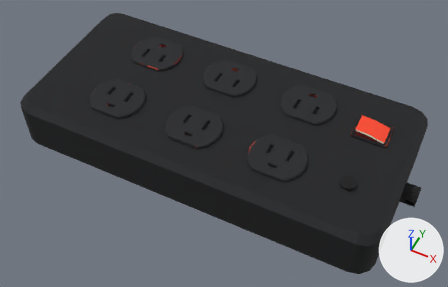
The OBJ model src/main/resources/assets/apocalypse_firstlight/models/block/power_strip_6/lit.obj as it was, and as the next commit left it.
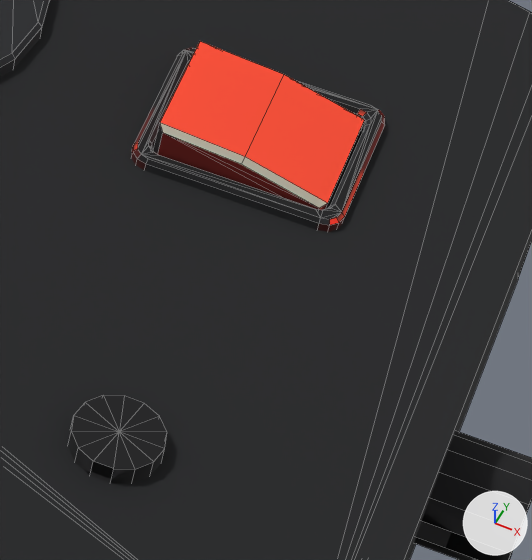
The first picture shows the older version from a 50 mm lens placed at (0.685, -0.865, 0.46), pointed at (0.509, -0.513, 0.019). The close-ups show the older and then the newer version on the part from 73% to 94% of the width and 38% to 71% of the height of that picture. Only the edits that show in the close-ups are written down. Lighting does not change. The marker at lower right points along +X, +Y and +Z. The close-ups show mesh edges as thin lines. Where no turn or scale is listed for an object, it has been applied to the vertices. Vertices at exactly the same position are counted once.

Before the edit, the objects in view are built like this:
```python
me_strip6_bezel = bpy.data.meshes.new('strip6_bezel')
me_strip6_bezel.from_pydata(...)  # 128 vertices, 160 faces; spans x 0.6185..0.6515, y -0.4835..-0.4565, z 0.0525..0.0561
me_strip6_bezel.materials.append(mat_strip)  # picture img_power_strip
me_strip6_rocker_lit = bpy.data.meshes.new('strip6_rocker_lit')
me_strip6_rocker_lit.from_pydata(...)  # 20 vertices, 21 faces; spans x 0.6215..0.6485, y -0.4805..-0.4595, z 0.0528..0.0609
me_strip6_rocker_lit.materials.append(mat_strip)  # picture img_power_strip
me_strip6_shell = bpy.data.meshes.new('strip6_shell')
me_strip6_shell.from_pydata(...)  # 64 vertices, 76 faces; spans x 0.323..0.677, y -0.584..-0.416, z 0.0..0.054
me_strip6_shell.materials.append(mat_strip)  # picture img_power_strip
ob_strip6_bezel = bpy.data.objects.new('strip6_bezel', me_strip6_bezel)
ob_strip6_bezel.location = (0.0, 0.0, 0.0)
ob_strip6_rocker_lit = bpy.data.objects.new('strip6_rocker_lit', me_strip6_rocker_lit)
ob_strip6_rocker_lit.location = (0.0, 0.0, 0.0)
ob_strip6_shell = bpy.data.objects.new('strip6_shell', me_strip6_shell)
ob_strip6_shell.location = (0.0, 0.0, 0.0)
# also in view: 'strip6_button' at (0.635, -0.536, 0.055); 'strip6_grommet' at (0.682, -0.5, 0.027); 'strip6_face_a2' at (0.572, -0.464, 0.055)
```
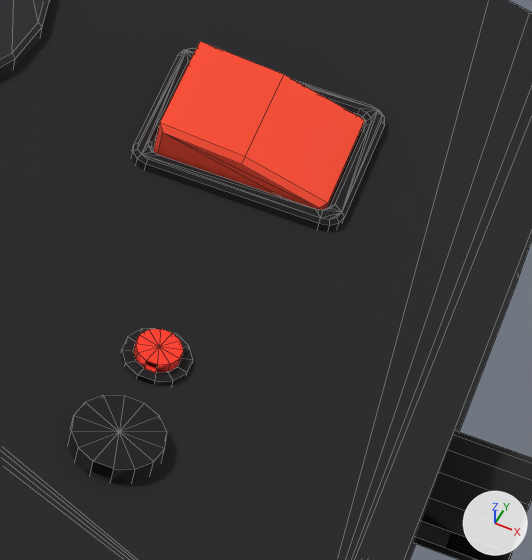
Patch to the scene script:
```diff
--- a/src/main/resources/assets/apocalypse_firstlight/models/block/power_strip_6/lit.obj.py
+++ b/src/main/resources/assets/apocalypse_firstlight/models/block/power_strip_6/lit.obj.py
@@ mat_strip_glow @@
+mat_strip_glow = principled_material('strip_glow')
+mat_strip_glow.texture = img_power_strip
+mat_strip_glow.roughness = 1.0
@@ me_strip6_bezel @@
 me_strip6_bezel.from_pydata(...)  # 128 vertices, 160 faces; spans x 0.6185..0.6515, y -0.4835..-0.4565, z 0.0525..0.0561
 # used by ob_strip6_bezel; location = (0.0, 0.0, 0.0)
+# me_strip6_bezel part 1: texture (UV) coordinates of 96 of 160 faces, centred in x 0.6185..0.6515, y -0.4835..-0.4565, z 0.0528..0.0558, changed; they spanned u 0.0..1.0, v 0.02..0.18 and now span u 0.0..0.99, v 0.01..0.18
 me_strip6_bezel.materials.append(mat_strip)
@@ me_strip6_rocker_lit @@
 me_strip6_rocker_lit.from_pydata(...)  # 20 vertices, 21 faces; spans x 0.6215..0.6485, y -0.4805..-0.4595, z 0.0528..0.0609
 # used by ob_strip6_rocker_lit; location = (0.0, 0.0, 0.0)
+# me_strip6_rocker_lit part 2: texture (UV) coordinates of 17 of 21 faces, centred in x 0.622..0.6485, y -0.4805..-0.4595, z 0.0533..0.0599, changed; they spanned u 0.02..0.96, v 0.07..0.21 and now span u 0.0..0.87, v 0.07..0.19
 me_strip6_rocker_lit.materials.append(mat_strip)
@@ me_strip6_led_lit @@
+me_strip6_led_lit.from_pydata(...)  # a 12-sided cylinder along z spanning x 0.63167..0.63833, y -0.52133..-0.51467, z 0.0549..0.0567
+me_strip6_led_lit.materials.append(mat_strip_glow)  # picture img_power_strip
@@ me_strip6_led_housing @@
+me_strip6_led_housing.from_pydata(...)  # a 12-sided cylinder along z spanning x 0.63007..0.63993, y -0.52293..-0.51307, z 0.0525..0.0549
+me_strip6_led_housing.materials.append(mat_strip)  # picture img_power_strip
@@ ob_strip6_led_lit @@
+ob_strip6_led_lit = bpy.data.objects.new('strip6_led_lit', me_strip6_led_lit)
+ob_strip6_led_lit.location = (0.0, 0.0, 0.0)
@@ ob_strip6_led_housing @@
+ob_strip6_led_housing = bpy.data.objects.new('strip6_led_housing', me_strip6_led_housing)
+ob_strip6_led_housing.location = (0.0, 0.0, 0.0)
```

Location of each change, (x1, y1, x2, y2) in pixels of the close-ups (532 x 560 px):
'strip6_led_lit', added (red)
    after: (134, 329, 183, 373)
'strip6_led_housing', added
    after: (121, 328, 193, 385)
part 1 of me_strip6_bezel, surface changed
    both: (131, 48, 385, 232)
part 2 of me_strip6_rocker_lit, surface changed
    both: (153, 122, 364, 210)
